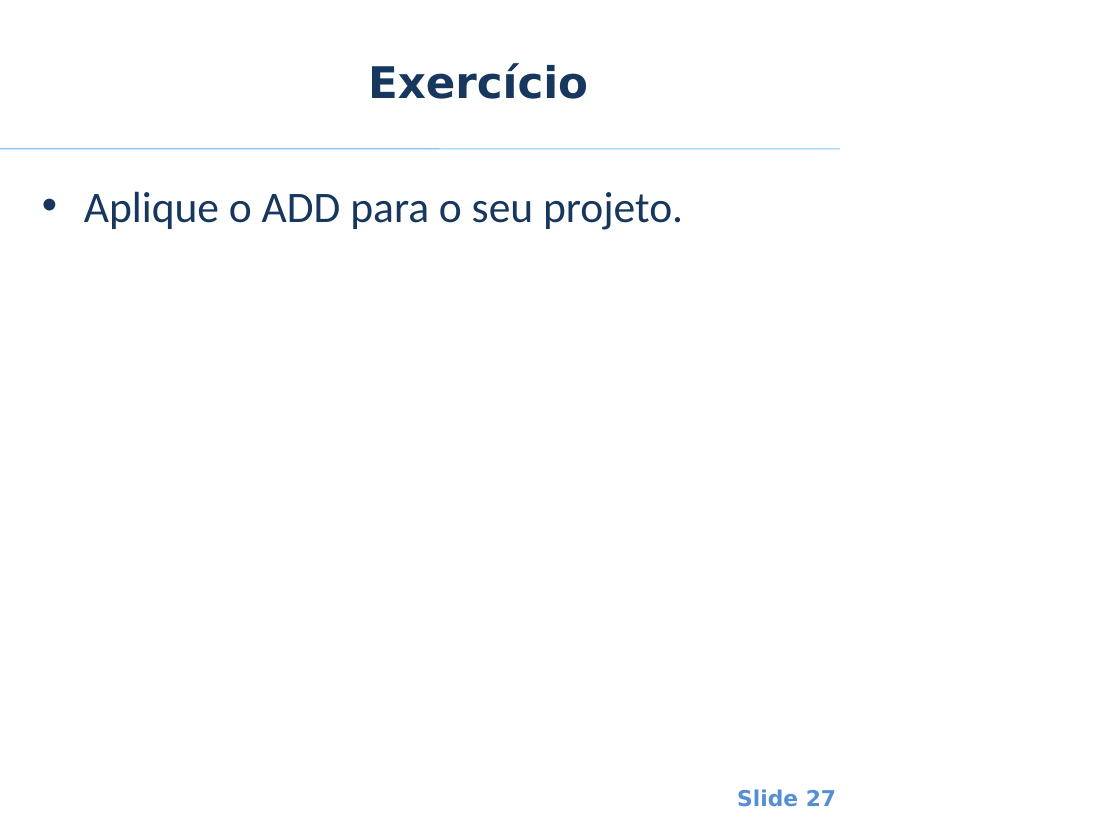
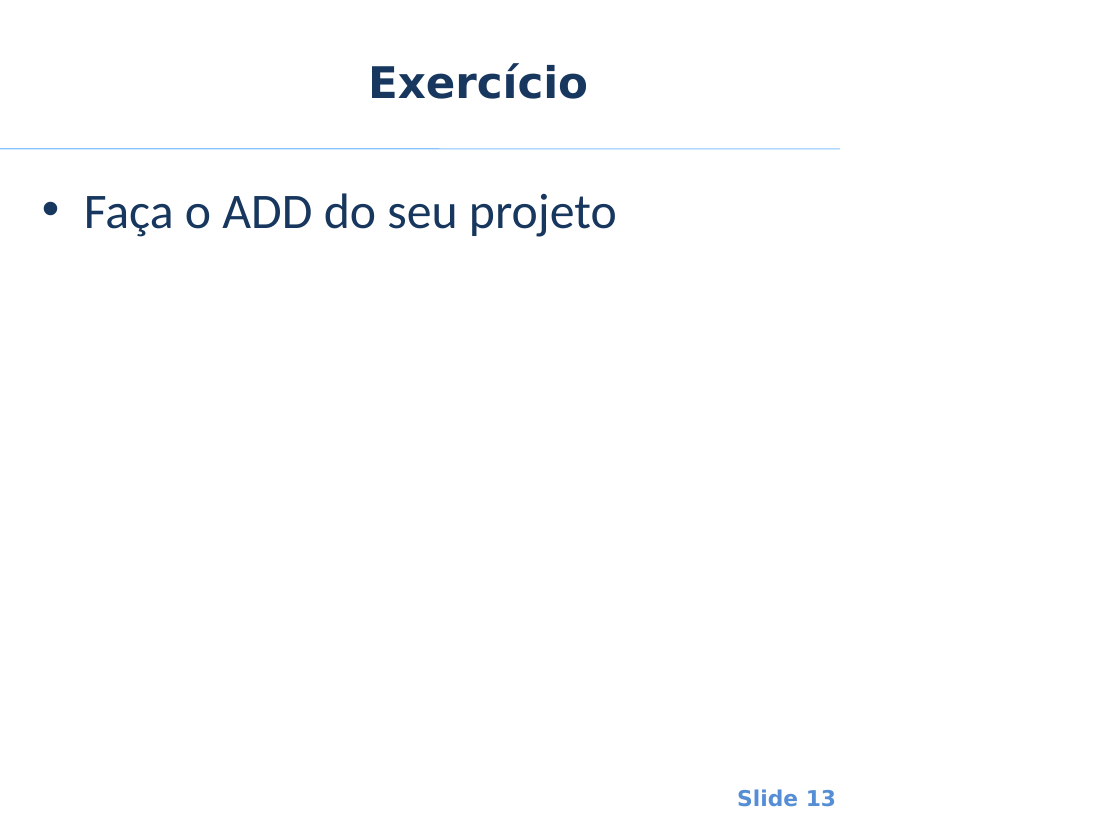
Before and after one commit to smrpuc/pos-fit-es10, a slide deck: slide 13 of Material Aulas/Arquitetura de Software/Aulas/ES - AS - Anderson Hummel - Aula 3 - 1 - Desenhando a Arquitetura - Attribute-Driven Design.pptx (slide 27 before the commit). Drawn at 1120x840 pixels with LibreOffice and Linux fonts; fonts in the diff are those of the drawing; background and template pictures are left out. Boxes give left, top, right and bottom in pixels: in the first picture for what was removed or moved away, otherwise in the second. Text is boxed around its words. In the diff, an @@ line names an element or a change of style, - is before the commit and + after.

```diff
--- a/Material Aulas/Arquitetura de Software/Aulas/ES - AS - Anderson Hummel - Aula 3 - 1 - Desenhando a Arquitetura - Attribute-Driven Design.pptx
+++ b/Material Aulas/Arquitetura de Software/Aulas/ES - AS - Anderson Hummel - Aula 3 - 1 - Desenhando a Arquitetura - Attribute-Driven Design.pptx
@@ text at (84, 193, 617, 237): text changed; size 28 to 32 pt @@
-• Aplique o ADD para o seu projeto.
+• Faça o ADD do seu projeto
@@ page number at (737, 789, 836, 807): text changed @@
-Slide 27
+Slide 13
```
Also in this commit, not shown: 5 other slides changed, 5 slides added, 20 slides removed, 1 other file.
